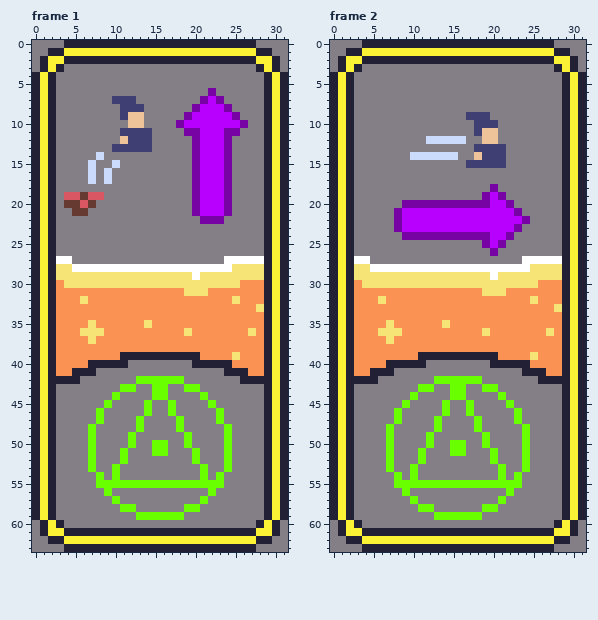
Edited in one commit: pixel-art file (assets/asesprite/cards.ase). Above: the version before the commit.
32x64 pixels, 5 frames. Shown: frame 1, frame 2. The commit also changed other frames, which this record leaves out.
Once edited:
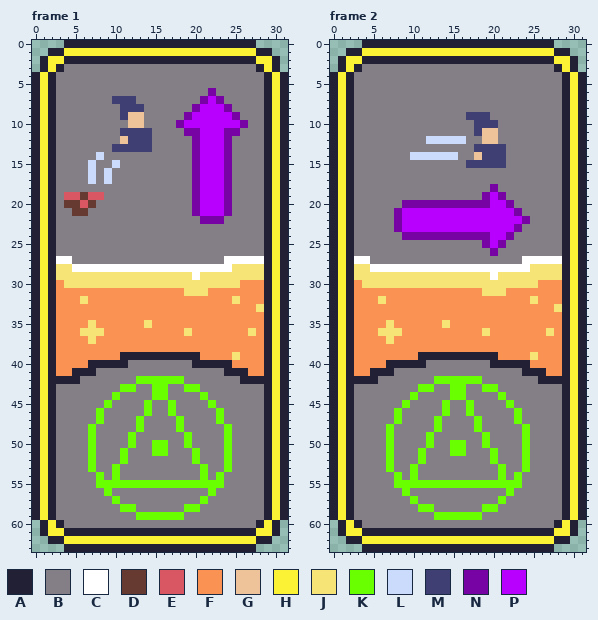
Palette (. is transparent): A #222034  B #847e87  C #ffffff  D #663931  E #d95763  F #f99252  G #eec39a  H #fbf236  J #f7e476  K #69ff00  L #cbdbfc  M #3f3f74  N #7803a5  P #b800ff
Edits made:
Changed rows in their new state; - is an unchanged pixel.
Frame 1, layer "Card":
first column x 0:
 0 ....------------------------....
 1 ..----------------------------..
 2 .------------------------------.
 3 .------------------------------.
first column x 0:
60 .------------------------------.
61 .------------------------------.
62 ..----------------------------..
63 ....------------------------....
Frame 2, layer "Card": the same change as frame 1
